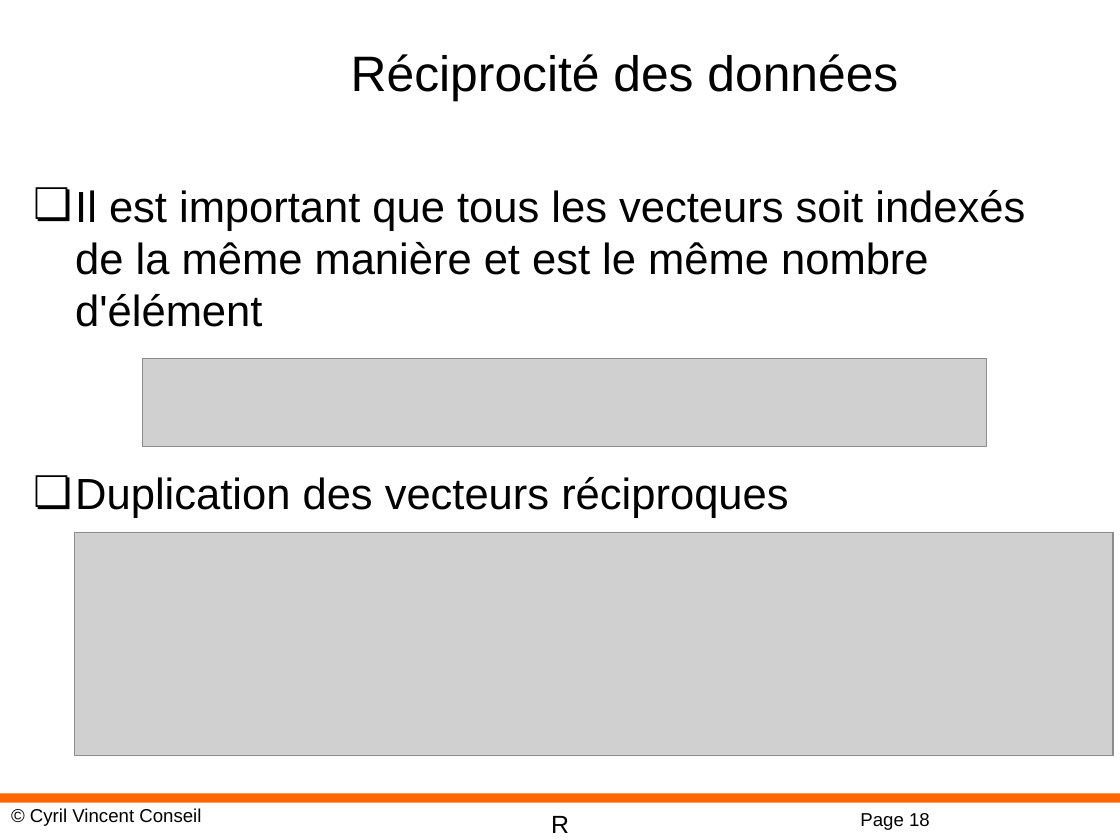
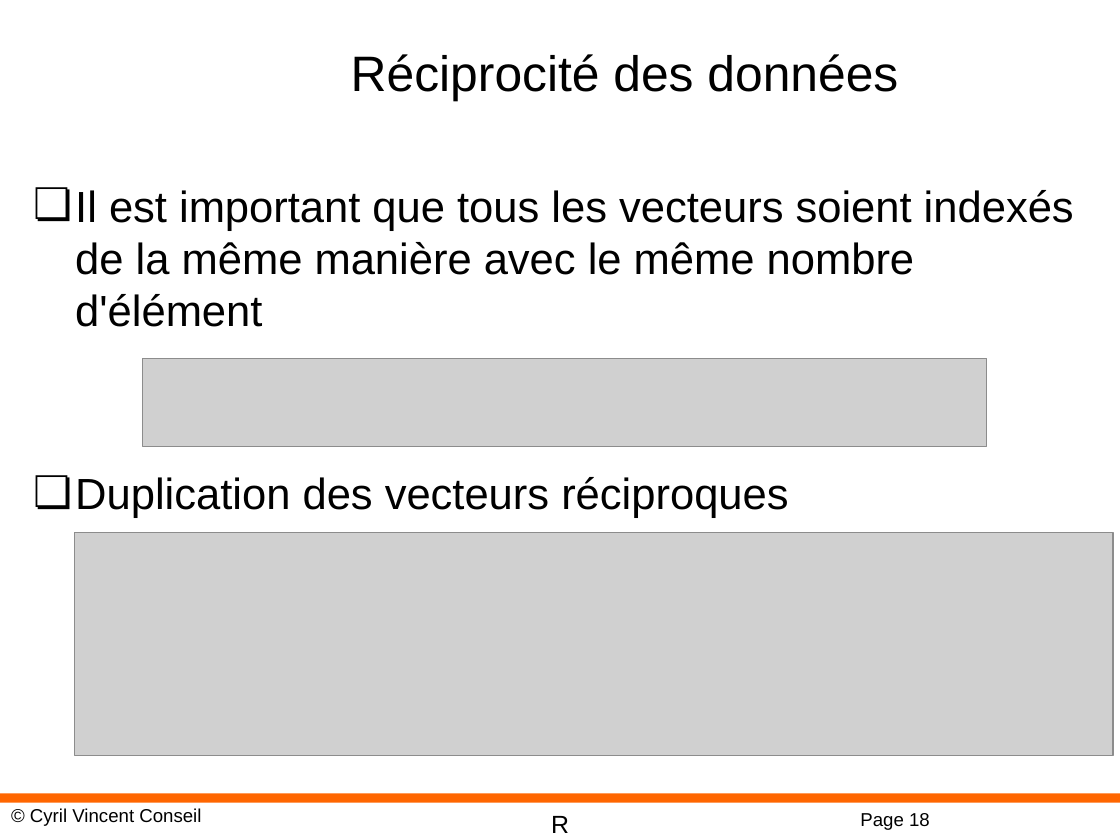
Before and after one commit to cyrilvincent/R, a slide deck: slide 18 of ppt/R-06-Stats.pptx. Drawn at 1120x840 pixels with LibreOffice and Linux fonts; fonts in the diff are those of the drawing; grey boxes stand for pictures; background and template pictures are left out. Boxes give left, top, right and bottom in pixels: in the first picture for what was removed or moved away, otherwise in the second. Text is boxed around its words. In the diff, an @@ line names an element or a change of style, - is before the commit and + after.

```diff
--- a/ppt/R-06-Stats.pptx
+++ b/ppt/R-06-Stats.pptx
@@ text at [75,190,1074,327]: text changed @@
-❏ Il est important que tous les vecteurs soit indexés de la même manière et est le même nombre d'élément
+❏ Il est important que tous les vecteurs soient indexés de la même manière avec le même nombre d'élément
```
Also in this commit, not shown: 3 other files.
